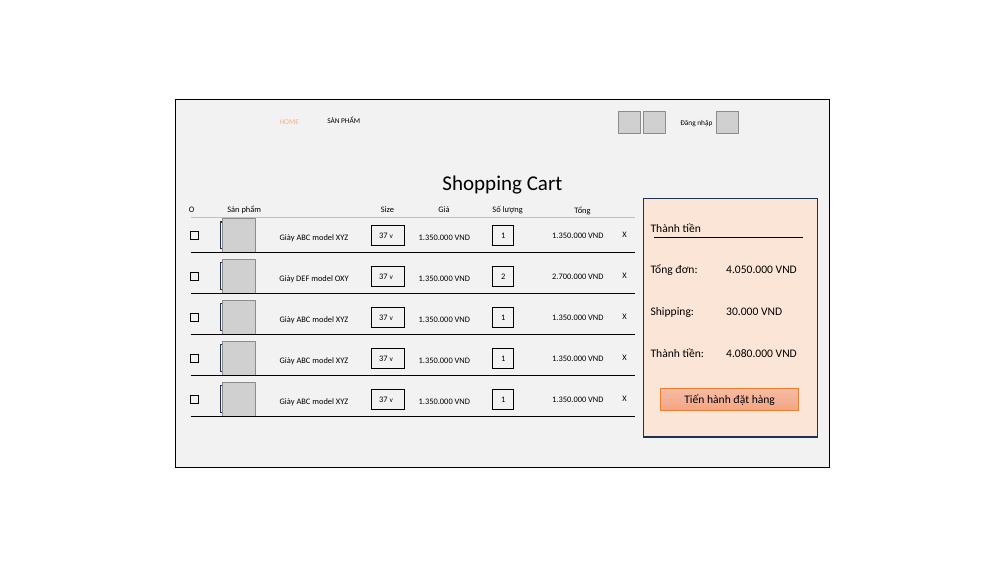
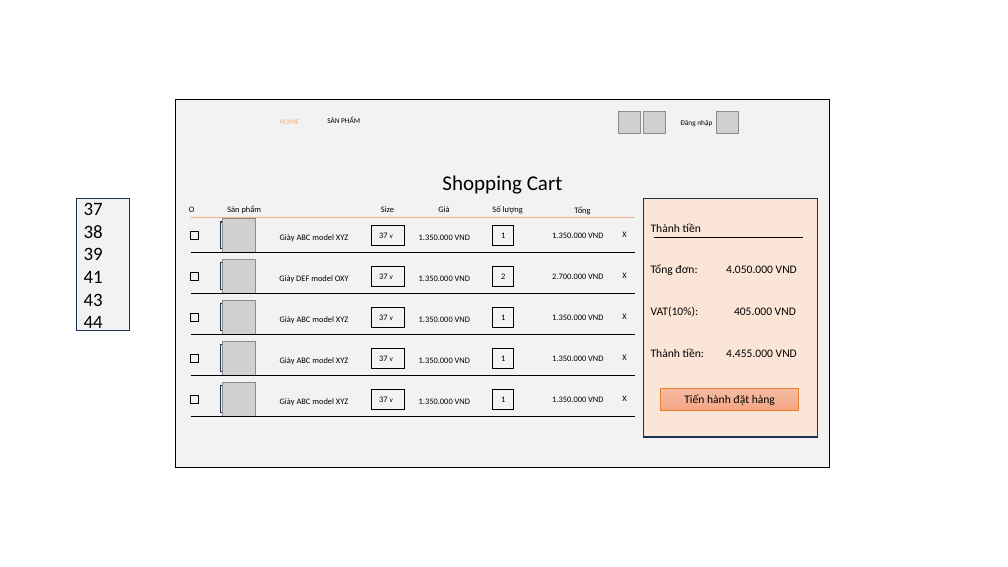
Before and after one commit to hnhhngn/shoes-store, a slide deck: slide 7 of BaoCao/2.Thiết kế hệ thống/GiaoDien.pptx. Drawn at 1008x567 pixels with LibreOffice and Linux fonts; fonts in the diff are those of the drawing; grey boxes stand for pictures; background and template pictures are left out. Boxes give left, top, right and bottom in pixels: in the first picture for what was removed or moved away, otherwise in the second. Text is boxed around its words. In the diff, an @@ line names an element or a change of style, - is before the commit and + after.

Commit message:
update tkct ShoppingCart
Update tkct ShoppingCart
Delete  tkct CheckOut
Add + update thiết kế cơ bản
tkct AdminProduct chưa hoàn thành

```diff
--- a/BaoCao/2.Thiết kế hệ thống/GiaoDien.pptx
+++ b/BaoCao/2.Thiết kế hệ thống/GiaoDien.pptx
@@ rectangle added at (x1=76, y1=199, x2=129, y2=331), fill #F2F2F2, outline #1E3256 1 pt, 18 pt, text #000000 @@
+37
+38
+39
+41
+43
+44
@@ text in rectangle at (x1=651, y1=306, x2=797, y2=357): text changed @@
-Shipping: 30.000 VND
-Thành tiền: 4.080.000 VND
+VAT(10%): 405.000 VND
+Thành tiền: 4.455.000 VND
```
Also in this commit, not shown: 1 other slide changed, 5 other files.
